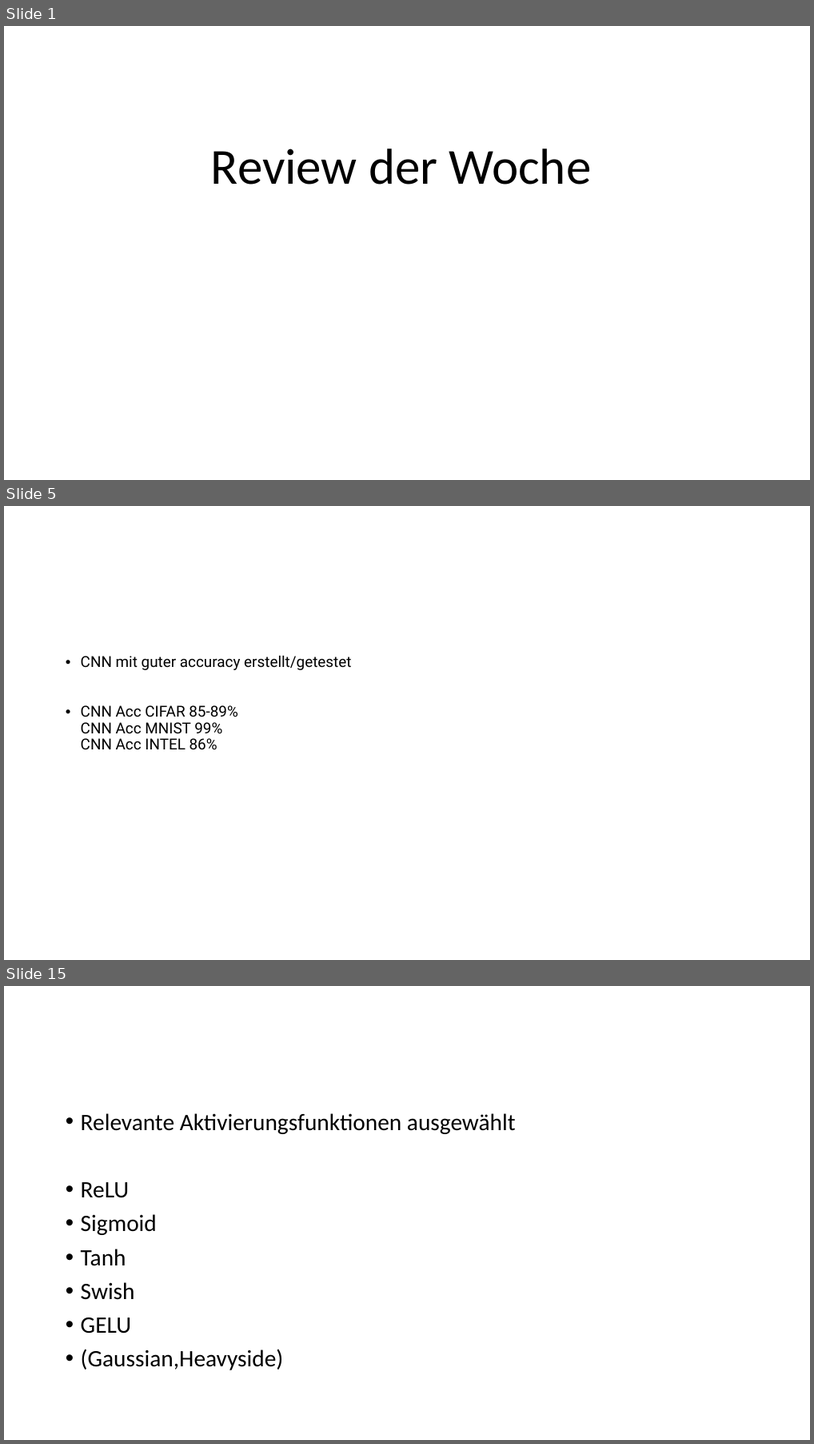
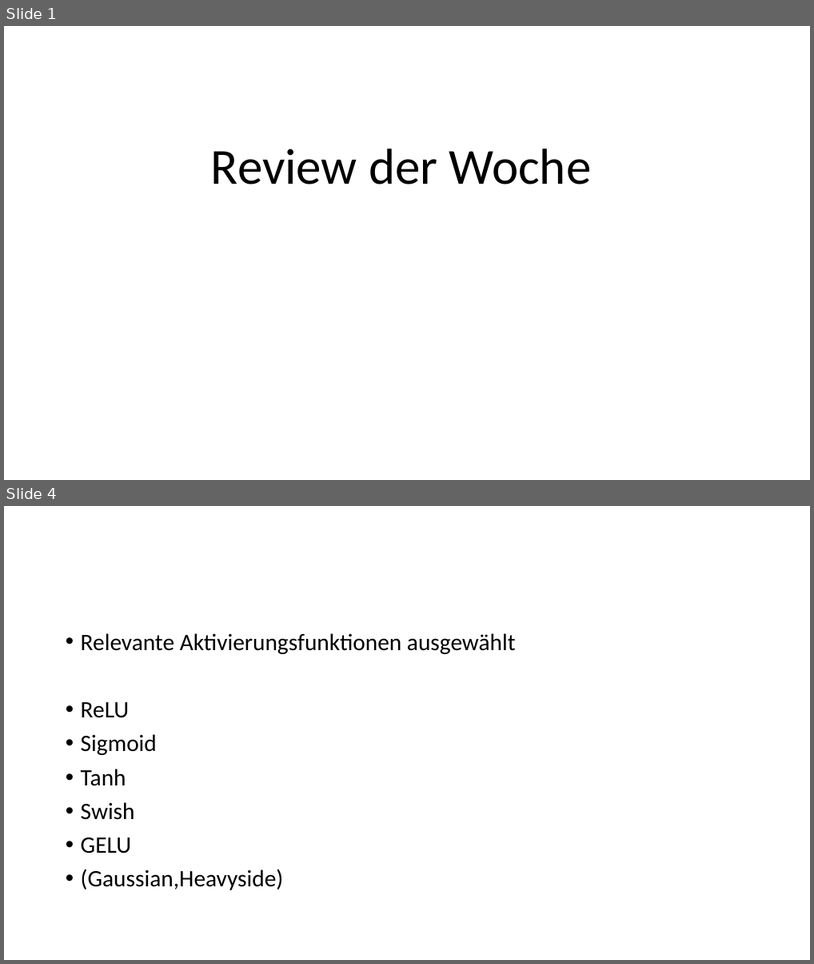
Before and after one commit to resist95/activation-ba, a slide deck: Review der Woche.odp. Shown one above the other, each under a label of ours: slides 1, 5 and 15 before the commit, slides 1 and 4 after it; the slides between them are not shown. The pictures are 814x1444 and 814x964 pixels, drawn with LibreOffice and Linux fonts; fonts in the diff are those of the drawing. Boxes give left, top, right and bottom in pixels: in the first picture for what was removed or moved away, otherwise in the second. Text is boxed around its words. In the diff, an @@ line names an element or a change of style, - is before the commit and + after.

```diff
--- a/Review der Woche.odp
+++ b/Review der Woche.odp
@@ slide 5 removed at (4, 506, 810, 960), background #FFFFFF @@
@@ text removed at (81, 655, 351, 749) @@
-• CNN mit guter accuracy erstellt/getestet
-• CNN Acc CIFAR 85-89%
-  CNN Acc MNIST 99%
-  CNN Acc INTEL 86%
@@ what was slide 15 is now slide 4 @@
```
Also in this commit, not shown: 2 slides changed, 2 slides added, 12 other slides removed, 1 other file.
